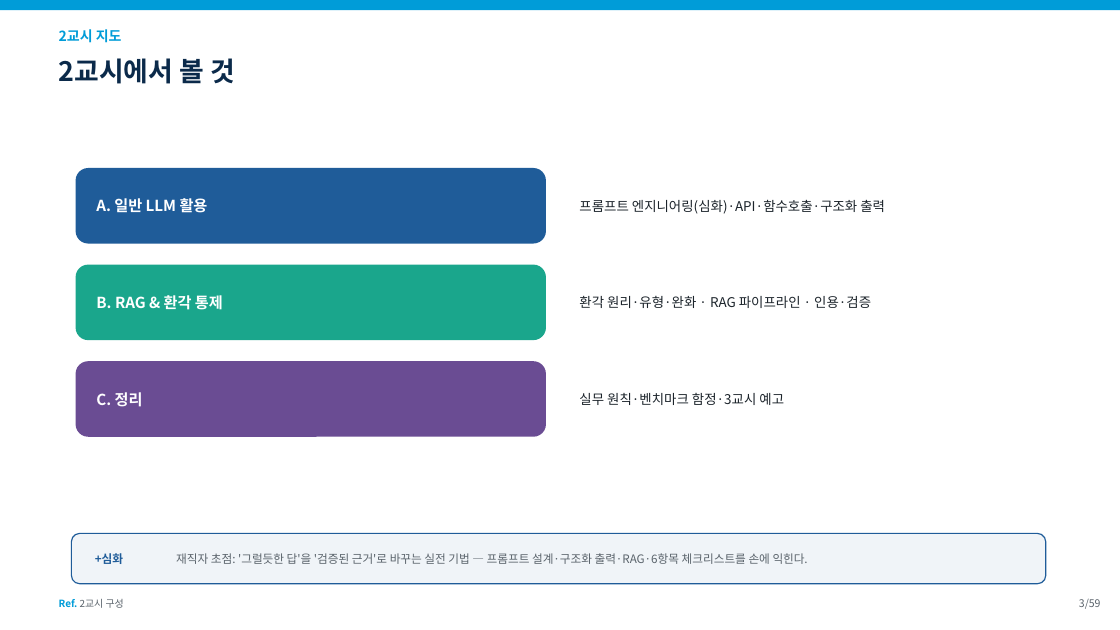
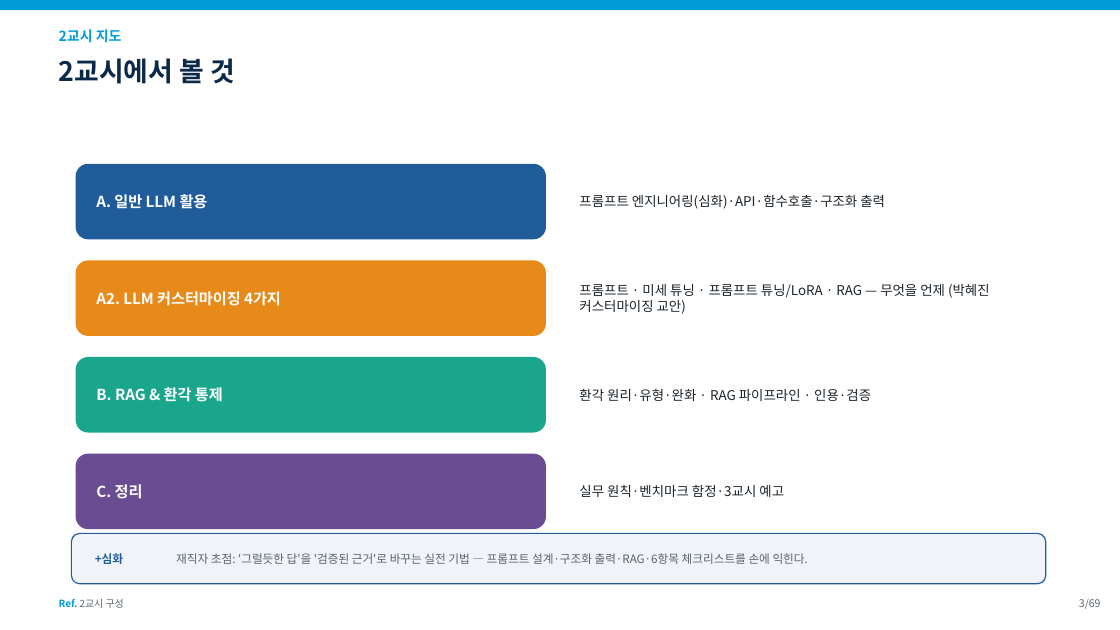
Before and after one commit to fourmodern/2025_aidrugdiscovery, a slide deck: slide 3 of 20260905/slides/0912_2교시.pptx. Drawn at 1120x630 pixels with LibreOffice and Linux fonts; fonts in the diff are those of the drawing. Boxes give left, top, right and bottom in pixels: in the first picture for what was removed or moved away, otherwise in the second. Text is boxed around its words. In the diff, an @@ line names an element or a change of style, - is before the commit and + after.

```diff
--- a/20260905/slides/0912_2교시.pptx
+++ b/20260905/slides/0912_2교시.pptx
@@ rounded rectangle at bbox=[76, 260, 546, 336]: fill #1AA68C to #E88A1A @@
@@ text added at bbox=[96, 291, 281, 306], 13 pt, text #FFFFFF, bold @@
+A2. LLM 커스터마이징 4가지
@@ text added at bbox=[579, 284, 990, 314], 11.5 pt, text #1C242B @@
+프롬프트 · 미세 튜닝 · 프롬프트 튜닝/LoRA · RAG — 무엇을 언제 (박혜진 커스터마이징 교안)
@@ 3 rounded rectangles, 2 texts: place and size @@
-3 rounded rectangles, 2 texts at bbox=[76, 168, 885, 437]
+3 rounded rectangles, 2 texts at bbox=[76, 164, 885, 433]
@@ rounded rectangle at bbox=[76, 357, 546, 433]: fill #6A4C93 to #1AA68C @@
@@ text "B. RAG & 환각 통제": place and size @@
-text "B. RAG & 환각 통제" at bbox=[96, 295, 223, 310]
+text "B. RAG & 환각 통제" at bbox=[96, 387, 223, 402]
@@ text "환각 원리·유형·완화 · RAG 파이프라인 ...": place and size @@
-text "환각 원리·유형·완화 · RAG 파이프라인 ..." at bbox=[579, 296, 871, 308]
+text "환각 원리·유형·완화 · RAG 파이프라인 ..." at bbox=[579, 389, 871, 401]
@@ rounded rectangle added at bbox=[76, 454, 546, 529], fill #6A4C93 @@
@@ text "C. 정리": place and size @@
-text "C. 정리" at bbox=[96, 392, 143, 407]
+text "C. 정리" at bbox=[96, 484, 143, 499]
@@ text "실무 원칙·벤치마크 함정·3교시 예고": place and size @@
-text "실무 원칙·벤치마크 함정·3교시 예고" at bbox=[579, 393, 784, 405]
+text "실무 원칙·벤치마크 함정·3교시 예고" at bbox=[579, 485, 784, 497]
@@ text at bbox=[1079, 599, 1101, 609]: text changed @@
-3/59
+3/69
```
Also in this commit, not shown: 49 other slides changed, 14 slides added, 4 slides removed, 48 other files.
